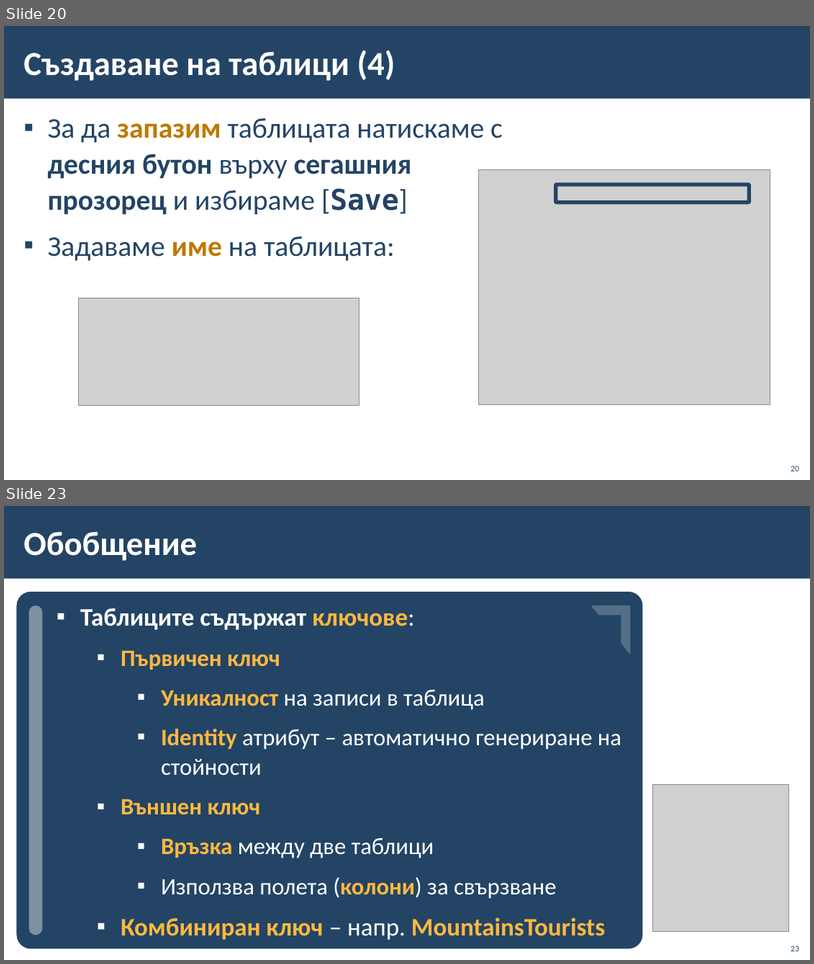
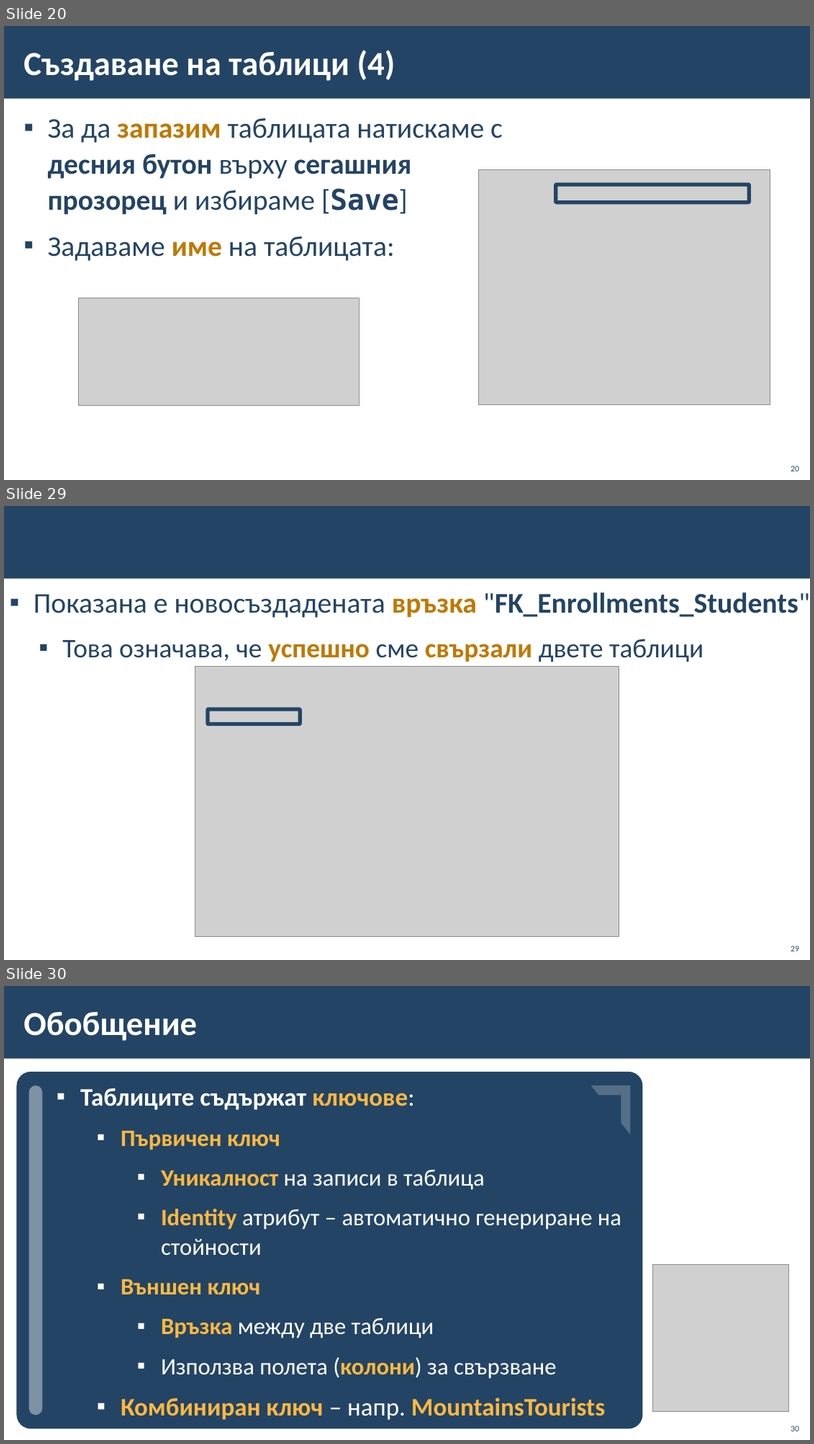
Before and after one commit to BG-IT-Edu/School-Programming, a slide deck: Courses/Software-Sciences/Module-3-Databases-New/07-Modeling-Databases/06-Modeling-Databases.pptx. Shown one above the other, each under a label of ours: slides 20 and 23 before the commit, slides 20, 29 and 30 after it; the slides between them are not shown. The pictures are 814x964 and 814x1444 pixels, drawn with LibreOffice and Linux fonts; fonts in the diff are those of the drawing; grey boxes stand for pictures; background and template pictures are left out. Boxes give left, top, right and bottom in pixels: in the first picture for what was removed or moved away, otherwise in the second. Text is boxed around its words. In the diff, an @@ line names an element or a change of style, - is before the commit and + after.

```diff
--- a/Courses/Software-Sciences/Module-3-Databases-New/07-Modeling-Databases/06-Modeling-Databases.pptx
+++ b/Courses/Software-Sciences/Module-3-Databases-New/07-Modeling-Databases/06-Modeling-Databases.pptx
@@ slide 29 added at bbox=[4, 506, 810, 960], background #FFFFFF; not listed: 1 template element that a slide beside it also shows @@
@@ text added at bbox=[34, 592, 810, 662], 34 pt, text #234465 @@
+▪ Показана е новосъздадената връзка "FK_Enrollments_Students"
+  ▪ Това означава, че успешно сме свързали двете таблици
@@ picture added at bbox=[196, 667, 619, 937] @@
@@ rounded rectangle added at bbox=[208, 709, 301, 724], outline #234465 4.5 pt @@
@@ page number added at bbox=[791, 945, 800, 951], 10 pt, text #234465 @@
+29
@@ what was slide 23 is now slide 30 @@
@@ page number at bbox=[791, 1425, 800, 1431]: text changed @@
-23
+30
```
Also in this commit, not shown: 2 slides changed, 7 other slides added, 1 slide removed.
